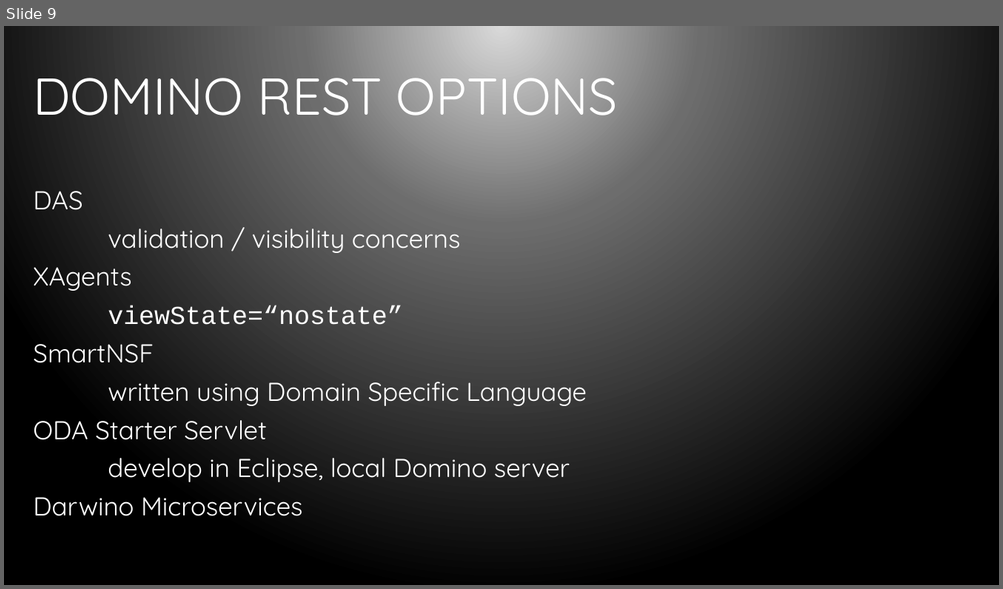
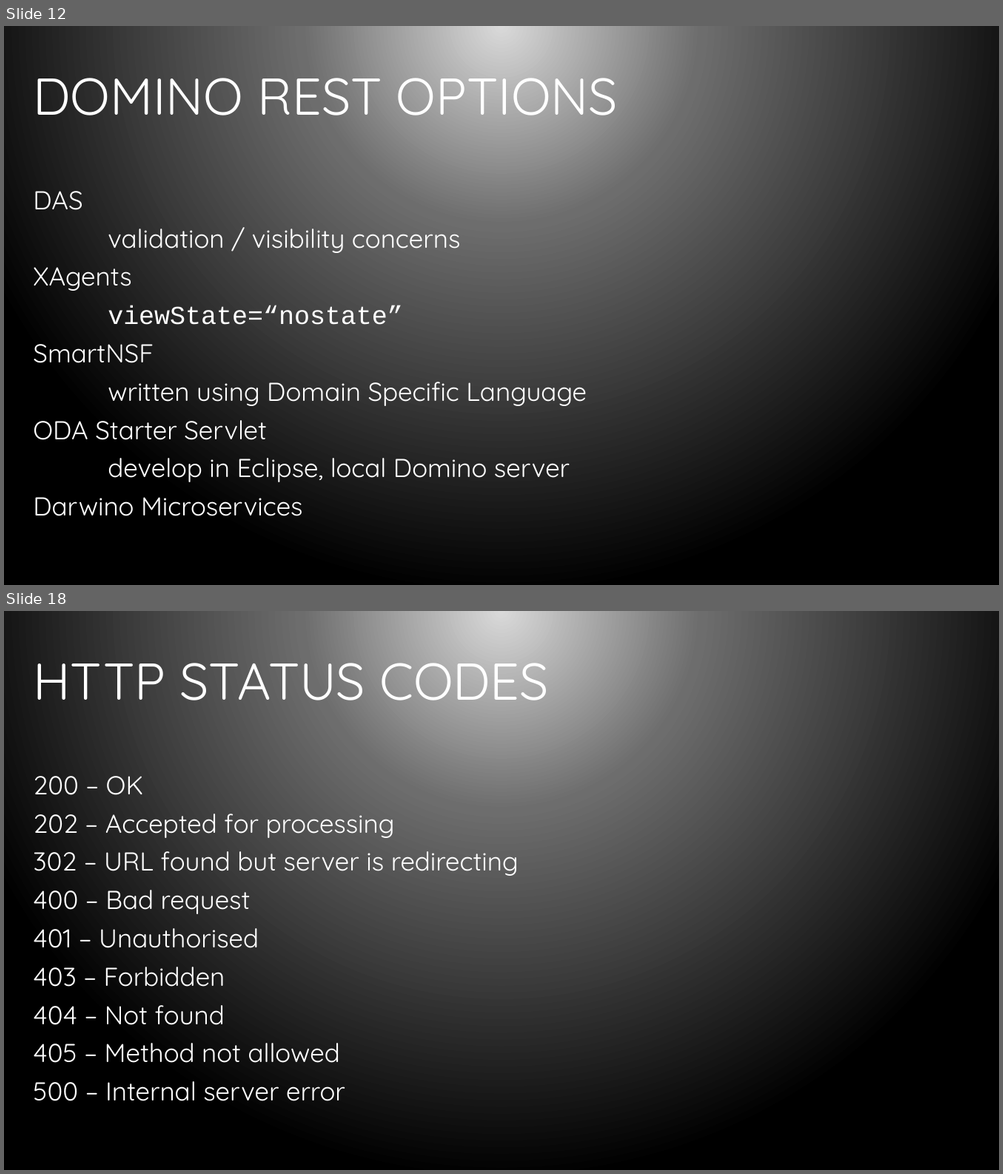
Before and after one commit to bleedingcode/domino-js-masterclass, a slide deck: presentation/8598 Domino and JS.pptx. Shown one above the other, each under a label of ours: slide 9 before the commit, slides 12 and 18 after it; the slides between them are not shown. The pictures are 1003x589 and 1003x1174 pixels, drawn with LibreOffice and Linux fonts; fonts in the diff are those of the drawing; background and template pictures are left out. Boxes give left, top, right and bottom in pixels: in the first picture for what was removed or moved away, otherwise in the second. Text is boxed around its words. In the diff, an @@ line names an element or a change of style, - is before the commit and + after.

```diff
--- a/presentation/8598 Domino and JS.pptx
+++ b/presentation/8598 Domino and JS.pptx
@@ slide 18 added at (x1=4, y1=611, x2=999, y2=1170), background gradient #D9D9D9 to #6D6D6D to #000000 @@
@@ title added at (x1=33, y1=663, x2=549, y2=714), 50 pt, text #FFFFFF @@
+HTTP STATUS CODES
@@ text added at (x1=33, y1=776, x2=518, y2=1102), 25 pt, text #FFFFFF @@
+200 – OK
+202 – Accepted for processing
+302 – URL found but server is redirecting
+400 – Bad request
+401 – Unauthorised
+403 – Forbidden
+404 – Not found
+405 – Method not allowed
+500 – Internal server error
@@ what was slide 9 is now slide 12 @@
```
Also in this commit, not shown: 13 other slides added.
